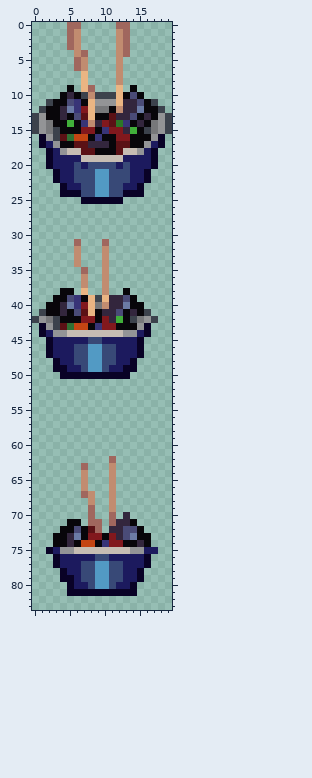
One commit to this sprite sheet: Sources/Modules/FoodModule/Items/ModFood/StinkyTofu.png. This is how it looked before the edit.
The file is 40x168 pixels, drawn in blocks of 2x2; one block is one cell here.
After:
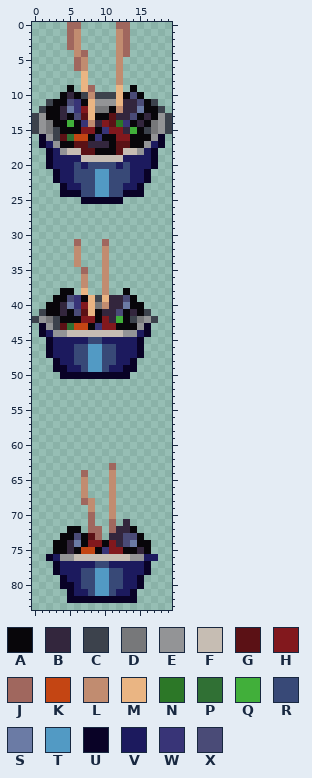
Palette (. is transparent): A #08060a  B #33263d  C #3c424c  D #77787a  E #939496  F #c6bdb3  G #5b1115  H #82181d  J #a0675e  K #c44513  L #c18c70  M #eab583  N #2c7727  P #307034  Q #41af3a  R #384977  S #6b7ba5  T #529ac4  U #090226  V #1c1a5e  W #383477  X #4a4b77
From old to new:
Changed rows in their new state; - is an unchanged pixel.
first column x 2:
62 ---------.------
63 -----.---J------
64 -----J----------
67 -----L.---------
68 -----J----------
69 ------L---------
70 ---------L-.----
71 ---..--.--.-.---
72 --.-A.J--J-BA.--
73 -.-AX-GJ.B--X-.-
74 ----SAHHA-BXSA--
75 .AABAKKAWHHAABA.
76 UVEEFFFFFFFFEEVV
77 -----VVRRVV-----
78 -UV----------VU-
79 ---V------------
80 --U--R----R-VU--
81 ----VVRTTRVV----
82 ---UUUUUUUUUU---
